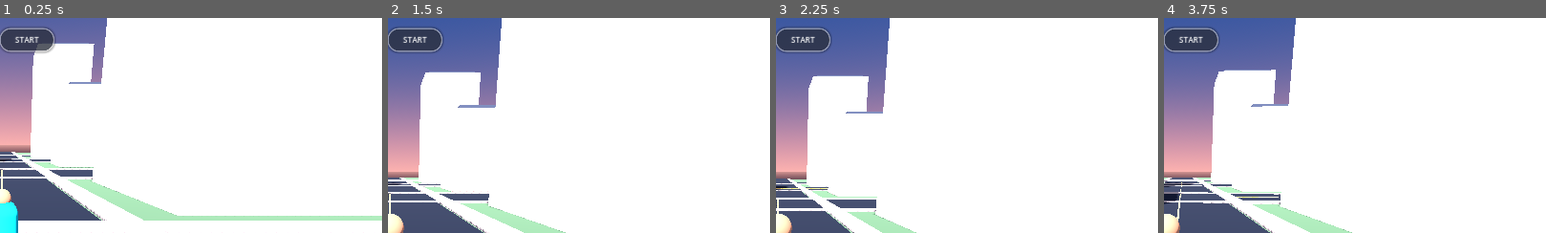
Above: before the commit, frames 1-4 (left to right).
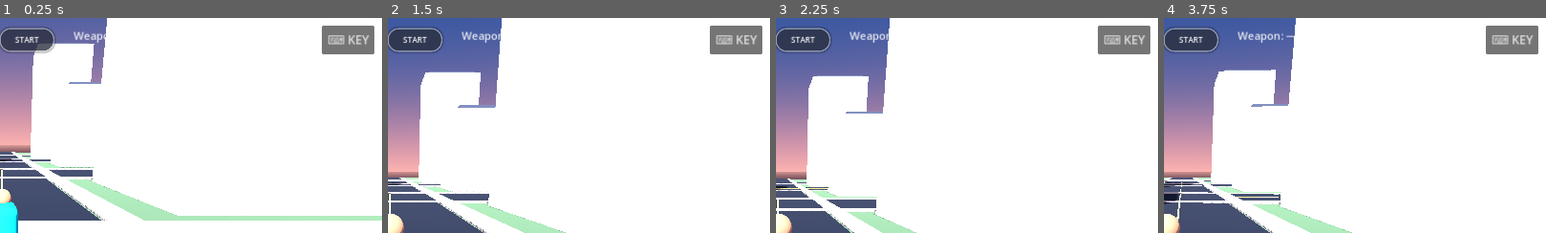
Above: after the commit, the same moments.

Repository: onnipunnel-sudo/coastal-city-web
Game: Godot game, scene res://main.tscn
Same seed, same stepped clock (60 frames per second), same inputs: the game is played once before the commit and once after it.
Inputs:
- Up to frame 1 (0.25 s): no input
- Up to frame 2 (1.5 s): click "Y" at 0.5 s; click "X" at 1.25 s
- Up to frame 3 (2.25 s): click "B" at 2 s
- Up to frame 4 (3.75 s): click "A" at 2.75 s; click "L" at 3.5 s
The pictures show only the part of the screen within x 50-100%, y 0-50%; the shares and areas given below are measured in that part.

The runs differ from the first frame. In frame 1, 2.0% of the frame differs, in the area x 19-98%, y 3-17%; in frame 2, 2.1%; in frame 3, 2.1%; in frame 4, 2.1%.

Commit message:
Add weapons + thugstools cheat + on-screen cheat keyboard
- thugstools cheat grants professional weapon set (Rifle + Pistol)
- Small keyboard icon opens on-screen keyboard panel for cheat entry
- FIRE and SWITCH touch buttons appear when armed; Q/mouse on desktop

Diff:
--- /dev/null
+++ b/source/scripts/cheat_ui.gd
@@ -0,0 +1,214 @@
+extends CanvasLayer
+
+# Cheat-code entry UI: a small keyboard icon on screen opens a panel with an
+# on-screen keyboard, so codes can be entered on phones without a physical
+# keyboard. Code "thugstools" grants the professional weapon set.
+
+var _overlay: ColorRect = null
+var _panel: Panel = null
+var _display: Label = null
+var _message: Label = null
+var _typed: String = ""
+
+func _ready() -> void:
+    _build_ui()
+
+func is_panel_open() -> bool:
+    return _overlay != null and _overlay.visible
+
+func _build_ui() -> void:
+    var icon := Button.new()
+    icon.name = "CheatKeyboardIcon"
+    icon.text = "⌨ KEY"
+    icon.tooltip_text = "Cheat keyboard"
+    icon.set_anchors_preset(Control.PRESET_TOP_RIGHT)
+    icon.offset_left = -104
+    icon.offset_top = 16
+    icon.offset_right = -16
+    icon.offset_bottom = 64
+    icon.focus_mode = Control.FOCUS_NONE
+    icon.add_theme_font_size_override("font_size", 20)
+    icon.pressed.connect(_on_icon_pressed)
+    add_child(icon)
+
+    _overlay = ColorRect.new()
+    _overlay.name = "CheatOverlay"
+    _overlay.set_anchors_and_offsets_preset(Control.PRESET_FULL_RECT)
+    _overlay.color = Color(0, 0, 0, 0.45)
+    _overlay.mouse_filter = Control.MOUSE_FILTER_STOP
+    _overlay.visible = false
+    add_child(_overlay)
+
+    _panel = Panel.new()
+    _panel.set_anchors_preset(Control.PRESET_CENTER)
+    _panel.offset_left = -320
+    _panel.offset_top = -210
+    _panel.offset_right = 320
+    _panel.offset_bottom = 210
+    var style := StyleBoxFlat.new()
+    style.bg_color = Color(0.10, 0.12, 0.18, 0.97)
+    style.corner_radius_top_left = 16
+    style.corner_radius_top_right = 16
+    style.corner_radius_bottom_left = 16
+    style.corner_radius_bottom_right = 16
+    style.border_width_left = 2
+    style.border_width_top = 2
+    style.border_width_right = 2
+    style.border_width_bottom = 2
+    style.border_color = Color(1, 1, 1, 0.35)
+    _panel.add_theme_stylebox_override("panel", style)
+    _overlay.add_child(_panel)
+
+    var vbox := VBoxContainer.new()
+    vbox.set_anchors_and_offsets_preset(Control.PRESET_FULL_RECT)
+    vbox.offset_left = 18
+    vbox.offset_top = 14
+    vbox.offset_right = -18
+    vbox.offset_bottom = -14
+    vbox.add_theme_constant_override("separation", 10)
+    _panel.add_child(vbox)
+
+    var title_row := HBoxContainer.new()
+    var title := Label.new()
+    title.text = "CHEAT CODE"
+    title.horizontal_alignment = HORIZONTAL_ALIGNMENT_CENTER
+    title.size_flags_horizontal = Control.SIZE_EXPAND_FILL
+    title.add_theme_font_size_override("font_size", 24)
+    title_row.add_child(title)
+    var close_btn := Button.new()
+    close_btn.text = "X"
+    close_btn.custom_minimum_size = Vector2(44, 44)
+    close_btn.focus_mode = Control.FOCUS_NONE
+    close_btn.pressed.connect(_on_close_pressed)
+    title_row.add_child(close_btn)
+    vbox.add_child(title_row)
+
+    _display = Label.new()
+    _display.text = "Enter cheat code"
+    _display.horizontal_alignment = HORIZONTAL_ALIGNMENT_CENTER
+    _display.add_theme_font_size_override("font_size", 24)
+    vbox.add_child(_display)
+
+    _message = Label.new()
+    _message.text = ""
+    _message.horizontal_alignment = HORIZONTAL_ALIGNMENT_CENTER
+    _message.add_theme_font_size_override("font_size", 18)
+    vbox.add_child(_message)
+
+    _add_key_row(vbox, ["Q", "W", "E", "R", "T", "Y", "U", "I", "O", "P"])
+    _add_key_row(vbox, ["A", "S", "D", "F", "G", "H", "J", "K", "L"])
+    _add_key_row(vbox, ["Z", "X", "C", "V", "B", "N", "M"])
+
+    var bottom := HBoxContainer.new()
+    bottom.alignment = BoxContainer.ALIGNMENT_CENTER
+    bottom.add_theme_constant_override("separation", 8)
+    var back_btn := Button.new()
+    back_btn.text = "⌫"
+    back_btn.custom_minimum_size = Vector2(64, 54)
+    back_btn.focus_mode = Control.FOCUS_NONE
+    back_btn.add_theme_font_size_override("font_size", 20)
+    back_btn.pressed.connect(_on_backspace)
+    bottom.add_child(back_btn)
+    var clear_btn := Button.new()
+    clear_btn.text = "Clear"
+    clear_btn.custom_minimum_size = Vector2(84, 54)
+    clear_btn.focus_mode = Control.FOCUS_NONE
+    clear_btn.add_theme_font_size_override("font_size", 18)
+    clear_btn.pressed.connect(_on_clear)
+    bottom.add_child(clear_btn)
+    var enter_btn := Button.new()
+    enter_btn.text = "ENTER ✓"
+    enter_btn.custom_minimum_size = Vector2(120, 54)
+    enter_btn.focus_mode = Control.FOCUS_NONE
+    enter_btn.add_theme_font_size_override("font_size", 18)
+    enter_btn.pressed.connect(_on_submit)
+    bottom.add_child(enter_btn)
+    vbox.add_child(bottom)
+
+func _add_key_row(parent: VBoxContainer, keys: Array[String]) -> void:
+    var row := HBoxContainer.new()
+    row.alignment = BoxContainer.ALIGNMENT_CENTER
+    row.add_theme_constant_override("separation", 6)
+    for k in keys:
+        var b := Button.new()
+        b.text = k
+        b.custom_minimum_size = Vector2(52, 54)
+        b.focus_mode = Control.FOCUS_NONE
+        b.add_theme_font_size_override("font_size", 20)
+        b.pressed.connect(_on_letter_pressed.bind(k))
+        row.add_child(b)
+    parent.add_child(row)
+
+func _on_icon_pressed() -> void:
+    _typed = ""
+    _refresh_display()
+    _message.text = ""
+    _overlay.visible = true
+
+func _on_close_pressed() -> void:
+    _overlay.visible = false
+
+func _on_letter_pressed(letter: String) -> void:
+    if _typed.length() < 20:
+        _typed += letter.to_lower()
+    _refresh_display()
+
+func _on_backspace() -> void:
+    if _typed.length() > 0:
+        _typed = _typed.substr(0, _typed.length() - 1)
+    _refresh_display()
+
+func _on_clear() -> void:
+    _typed = ""
+    _refresh_display()
+
+func _refresh_display() -> void:
+    if _display == null:
+        return
+    if _typed.is_empty():
+        _display.text = "Enter cheat code"
+    else:
+        _display.text = "> " + _typed
+
+func _on_submit() -> void:
+    var code: String = _typed.strip_edges().to_lower()
+    if code == "thugstools":
+        var player := get_parent().get_node_or_null("Player")
+        if player != null and player.has_method("grant_professional_weapons"):
+            player.grant_professional_weapons()
+            _message.add_theme_color_override("font_color", Color(0.4, 1.0, 0.5))
+            _message.text = "PROFESSIONAL WEAPONS!"
+            _typed = ""
+            _refresh_display()
+            await get_tree().create_timer(1.2).timeout
+            _overlay.visible = false
+        else:
+            _message.add_theme_color_override("font_color", Color(1.0, 0.4, 0.4))
+            _message.text = "Player not found"
+    elif code.is_empty():
+        _message.add_theme_color_override("font_color", Color(1.0, 0.4, 0.4))
+        _message.text = "Enter a code first"
+    else:
+        _message.add_theme_color_override("font_color", Color(1.0, 0.4, 0.4))
+        _message.text = "Invalid code"
+        _typed = ""
+        _refresh_display()
+
+func _input(event: InputEvent) -> void:
+    if _overlay == null or not _overlay.visible:
+        return
+    if event is InputEventKey:
+        var key_event: InputEventKey = event as InputEventKey
+        if not key_event.pressed or key_event.echo:
+            return
+        var u: int = key_event.unicode
+        if (u >= 65 and u <= 90) or (u >= 97 and u <= 122):
+            if _typed.length() < 20:
+                _typed += String.chr(u).to_lower()
+            _refresh_display()
+        elif key_event.keycode == KEY_BACKSPACE:
+            _on_backspace()
+        elif key_event.keycode == KEY_ENTER or key_event.keycode == KEY_KP_ENTER:
+            _on_submit()
+        elif key_event.keycode == KEY_ESCAPE:
+            _overlay.visible = false
--- a/source/scripts/player.gd
+++ b/source/scripts/player.gd
@@ -10,6 +10,21 @@
 var _camera_close := false
 var _camera: Camera3D
 var _camera_pivot: Node3D
+
+# Weapons, granted by the "thugstools" cheat code (professional set).
+var weapons_armed := false
+var weapon_index := 0
+var _fire_cooldown: float = 0.0
+var _gun: Node3D = null
+var _muzzle_offset: Vector3 = Vector3(0.52, 1.28, -0.75)
+var _tracers: Array = []
+var _flashes: Array = []
+var _cheat_ui: Node = null
+
+const WEAPONS: Array[Dictionary] = [
+    {"name": "Pistol", "interval": 0.35, "body_len": 0.28, "barrel_len": 0.22, "color": Color(0.22, 0.22, 0.24)},
+    {"name": "Rifle", "interval": 0.12, "body_len": 0.42, "barrel_len": 0.55, "color": Color(0.08, 0.08, 0.10)},
+]
 
 func _ready() -> void:
     _camera_pivot = get_node_or_null("CameraPivot") as Node3D
@@ -24,6 +39,7 @@
             _camera = _camera_pivot.get_node_or_null("PlayerCamera") as Camera3D
     if in_vehicle:
         return
+    var cheat_open := _is_cheat_open()
     var direction := Vector3(
         Input.get_action_strength("move_right") - Input.get_action_strength("move_left"),
         0.0,
@@ -31,13 +47,15 @@
     )
     if direction.length() > 1.0:
         direction = direction.normalized()
+    if cheat_open:
+        direction = Vector3.ZERO
     var speed := sprint_speed if Input.is_action_pressed("sprint") else walk_speed
     velocity.x = direction.x * speed
     velocity.z = direction.z * speed
 
     if not is_on_floor():
         velocity.y -= gravity * delta
-    elif Input.is_action_just_pressed("jump"):
+    elif Input.is_action_just_pressed("jump") and not cheat_open:
         velocity.y = jump_velocity
     else:
         velocity.y = 0.0
@@ -56,6 +74,11 @@
         else:
             _camera.position = Vector3(0, 1.8, 7.1)
             _camera.rotation_degrees = Vector3(-17, 0, 0)
+    if not cheat_open and weapons_armed:
+        if Input.is_action_just_pressed("weapon_switch"):
+            _switch_weapon()
+        if Input.is_action_pressed("fire") and _fire_cooldown <= 0.0:
+            _fire()
 
 func enter_vehicle(target: CharacterBody3D) -> void:
     in_vehicle = true
@@ -87,3 +110,141 @@
     if _camera != null:
         _camera.current = true
     vehicle = null
+
+func _is_cheat_open() -> bool:
+    if _cheat_ui == null:
+        _cheat_ui = get_parent().get_node_or_null("CheatUI")
+    if _cheat_ui != null and _cheat_ui.has_method("is_panel_open"):
+        return bool(_cheat_ui.is_panel_open())
+    return false
+
+func _process(delta: float) -> void:
+    if _fire_cooldown > 0.0:
+        _fire_cooldown -= delta
+    for i in range(_tracers.size() - 1, -1, -1):
+        var entry: Dictionary = _tracers[i]
+        var age: float = float(entry["age"]) + delta
+        entry["age"] = age
+        if age > 0.09:
+            var mesh: Node3D = entry["mesh"]
+            mesh.queue_free()
+            _tracers.remove_at(i)
+    for i in range(_flashes.size() - 1, -1, -1):
+        var entry: Dictionary = _flashes[i]
+        var age: float = float(entry["age"]) + delta
+        entry["age"] = age
+        var mesh: MeshInstance3D = entry["mesh"]
+        var s: float = max(0.0, 1.0 - age / 0.25)
+        mesh.scale = Vector3.ONE * s
+        if age > 0.25:
+            mesh.queue_free()
+            _flashes.remove_at(i)
+
+func grant_professional_weapons() -> void:
+    weapons_armed = true
+    weapon_index = 1
+    _rebuild_gun()
+    var ui := get_parent().get_node_or_null("PPSSPPLikeTouchControls")
+    if ui != null and ui.has_method("set_weapons_ui_visible"):
+        ui.set_weapons_ui_visible(true)
+    if ui != null and ui.has_method("set_weapon_label"):
+        ui.set_weapon_label(String(WEAPONS[weapon_index]["name"]))
+
+func _switch_weapon() -> void:
+    if not weapons_armed:
+        return
+    weapon_index = (weapon_index + 1) % WEAPONS.size()
+    _rebuild_gun()
+    var ui := get_parent().get_node_or_null("PPSSPPLikeTouchControls")
+    if ui != null and ui.has_method("set_weapon_label"):
+        ui.set_weapon_label(String(WEAPONS[weapon_index]["name"]))
+
+func _gun_material(color: Color) -> StandardMaterial3D:
+    var mat := StandardMaterial3D.new()
+    mat.albedo_color = color
+    mat.roughness = 0.45
+    mat.metallic = 0.35
+    return mat
+
+func _rebuild_gun() -> void:
+    if _gun != null:
+        _gun.queue_free()
+        _gun = null
+    var w: Dictionary = WEAPONS[weapon_index]
+    var body_len: float = float(w["body_len"])
+    var barrel_len: float = float(w["barrel_len"])
+    var col: Color = w["color"]
+    _gun = Node3D.new()
+    _gun.name = "Gun"
+    _gun.position = Vector3(0.52, 1.28, 0.0)
+    add_child(_gun)
+    var body := MeshInstance3D.new()
+    var body_mesh := BoxMesh.new()
+    body_mesh.size = Vector3(0.09, 0.13, body_len)
+    body.mesh = body_mesh
+    body.material_override = _gun_material(col)
+    _gun.add_child(body)
+    var barrel := MeshInstance3D.new()
+    var barrel_mesh := CylinderMesh.new()
+    barrel_mesh.height = barrel_len
+    barrel_mesh.top_radius = 0.035
+    barrel_mesh.bottom_radius = 0.035
+    barrel.mesh = barrel_mesh
+    barrel.rotation.x = PI / 2.0
+    barrel.position = Vector3(0, 0.02, -(body_len * 0.5 + barrel_len * 0.5 - 0.05))
+    barrel.material_override = _gun_material(Color(0.05, 0.05, 0.06))
+    _gun.add_child(barrel)
+    _muzzle_offset = Vector3(0.52, 1.28, -(body_len * 0.5 + barrel_len))
+
+func _fire() -> void:
+    var w: Dictionary = WEAPONS[weapon_index]
+    _fire_cooldown = float(w["interval"])
+    if _camera == null:
+        return
+    var from: Vector3 = _camera.global_position
+    var dir: Vector3 = -_camera.global_transform.basis.z
+    var to: Vector3 = from + dir * 80.0
+    var space := get_world_3d().direct_space_state
+    var query := PhysicsRayQueryParameters3D.create(from, to)
+    query.exclude = [get_rid()]
+    var hit: Dictionary = space.intersect_ray(query)
+    var end: Vector3 = to
+    if not hit.is_empty():
+        end = hit["position"]
+        _spawn_flash(end)
+    _spawn_tracer(to_global(_muzzle_offset), end)
+
+func _spawn_tracer(from: Vector3, to: Vector3) -> void:
+    var length: float = from.distance_to(to)
+    if length < 0.5:
+        return
+    var tracer := MeshInstance3D.new()
+    var tracer_mesh := BoxMesh.new()
+    tracer_mesh.size = Vector3(0.035, 0.035, length)
+    tracer.mesh = tracer_mesh
+    var mat := StandardMaterial3D.new()
+    mat.albedo_color = Color(1.0, 0.75, 0.2)
+    mat.emission_enabled = true
+    mat.emission = Color(1.0, 0.6, 0.1)
+    mat.emission_energy_multiplier = 2.0
+    tracer.material_override = mat
+    tracer.position = (from + to) * 0.5
+    tracer.look_at(to, Vector3.UP)
+    get_parent().add_child(tracer)
+    _tracers.append({"mesh": tracer, "age": 0.0})
+
+func _spawn_flash(pos: Vector3) -> void:
+    var flash := MeshInstance3D.new()
+    var flash_mesh := SphereMesh.new()
+    flash_mesh.radius = 0.14
+    flash_mesh.height = 0.28
+    flash.mesh = flash_mesh
+    var mat := StandardMaterial3D.new()
+    mat.albedo_color = Color(1.0, 0.55, 0.1)
+    mat.emission_enabled = true
+    mat.emission = Color(1.0, 0.5, 0.05)
+    mat.emission_energy_multiplier = 2.5
+    flash.material_override = mat
+    flash.position = pos
+    get_parent().add_child(flash)
+    _flashes.append({"mesh": flash, "age": 0.0})
--- a/source/scripts/touch_controls.gd
+++ b/source/scripts/touch_controls.gd
@@ -2,6 +2,10 @@
 
 # Touch layout inspired by the familiar PPSSPP handheld emulator layout.
 # It is an original UI; no emulator assets are copied.
+
+var _fire_button: Button = null
+var _switch_button: Button = null
+var _weapon_label: Label = null
 
 func _ready() -> void:
     var layer := Control.new()
@@ -53,7 +57,24 @@
     _add_button(layer, "SELECT", "look_down", Control.PRESET_TOP_LEFT, Rect2(530, 20, 92, 40), 13, Color(0.18,0.20,0.26,0.70))
     _add_button(layer, "START", "look_up", Control.PRESET_TOP_LEFT, Rect2(636, 20, 92, 40), 13, Color(0.18,0.20,0.26,0.70))
 
-func _add_button(parent: Control, caption: String, action_name: String, preset: int, rect: Rect2, font_size: int, tint: Color = Color(0.12,0.15,0.22,0.72)) -> void:
+    # Weapon buttons, hidden until a cheat grants weapons.
+    _fire_button = _add_button(layer, "FIRE", "fire", Control.PRESET_BOTTOM_RIGHT, Rect2(-229, -330, 110, 60), 22, Color(0.85,0.15,0.15,0.85))
+    _fire_button.visible = false
+    _switch_button = _add_button(layer, "SWITCH", "weapon_switch", Control.PRESET_BOTTOM_RIGHT, Rect2(-104, -330, 90, 60), 16, Color(0.20,0.30,0.50,0.80))
+    _switch_button.visible = false
+    _weapon_label = Label.new()
+    _weapon_label.name = "WeaponLabel"
+    _weapon_label.text = "Weapon: —"
+    _weapon_label.set_anchors_preset(Control.PRESET_TOP_LEFT)
+    _weapon_label.offset_left = 760
+    _weapon_label.offset_top = 20
+    _weapon_label.offset_right = 1160
+    _weapon_label.offset_bottom = 56
+    _weapon_label.add_theme_font_size_override("font_size", 18)
+    _weapon_label.add_theme_color_override("font_color", Color(1,1,1,0.85))
+    layer.add_child(_weapon_label)
+
+func _add_button(parent: Control, caption: String, action_name: String, preset: int, rect: Rect2, font_size: int, tint: Color = Color(0.12,0.15,0.22,0.72)) -> Button:
     var button := Button.new()
     button.name = "Touch_" + caption
     button.text = caption
@@ -89,6 +110,17 @@
     button.button_down.connect(_press_action.bind(StringName(action_name)))
     button.button_up.connect(_release_action.bind(StringName(action_name)))
     parent.add_child(button)
+    return button
+
+func set_weapons_ui_visible(v: bool) -> void:
+    if _fire_button != null:
+        _fire_button.visible = v
+    if _switch_button != null:
+        _switch_button.visible = v
+
+func set_weapon_label(text: String) -> void:
+    if _weapon_label != null:
+        _weapon_label.text = "Weapon: " + text
 
 func _press_action(action_name: StringName) -> void:
     if InputMap.has_action(action_name):
--- a/source/scripts/world.gd
+++ b/source/scripts/world.gd
@@ -3,6 +3,7 @@
 const PLAYER_SCRIPT: Script = preload("res://scripts/player.gd")
 const CAR_SCRIPT: Script = preload("res://scripts/car.gd")
 const TOUCH_UI_SCRIPT: Script = preload("res://scripts/touch_controls.gd")
+const CHEAT_UI_SCRIPT: Script = preload("res://scripts/cheat_ui.gd")
 
 var player: CharacterBody3D
 var car: CharacterBody3D
@@ -18,9 +19,16 @@
     touch_ui.name = "PPSSPPLikeTouchControls"
     touch_ui.set_script(TOUCH_UI_SCRIPT)
     add_child(touch_ui)
+    var cheat_ui := CanvasLayer.new()
+    cheat_ui.name = "CheatUI"
+    cheat_ui.set_script(CHEAT_UI_SCRIPT)
+    add_child(cheat_ui)
 
 func _process(_delta: float) -> void:
     if player == null or car == null:
+        return
+    var cheat_ui := get_node_or_null("CheatUI")
+    if cheat_ui != null and cheat_ui.has_method("is_panel_open") and bool(cheat_ui.is_panel_open()):
         return
     if Input.is_action_just_pressed("interact"):
         if player.in_vehicle:
@@ -41,7 +49,8 @@
         "look_up": [KEY_I],
         "look_down": [KEY_K],
         "look_left": [KEY_J],
-        "look_right": [KEY_L]
+        "look_right": [KEY_L],
+        "weapon_switch": [KEY_Q]
     }
     for action_name in action_keys.keys():
         var action := StringName(action_name)
@@ -52,6 +61,12 @@
             event.physical_keycode = keycode
             if not InputMap.action_has_event(action, event):
                 InputMap.action_add_event(action, event)
+    if not InputMap.has_action("fire"):
+        InputMap.add_action("fire")
+    var mouse_event := InputEventMouseButton.new()
+    mouse_event.button_index = MOUSE_BUTTON_LEFT
+    if not InputMap.action_has_event("fire", mouse_event):
+        InputMap.action_add_event("fire", mouse_event)
 
 func _setup_environment() -> void:
     var world_env := WorldEnvironment.new()
Not shown, changed: index.html
Not shown, changed: index.pck
